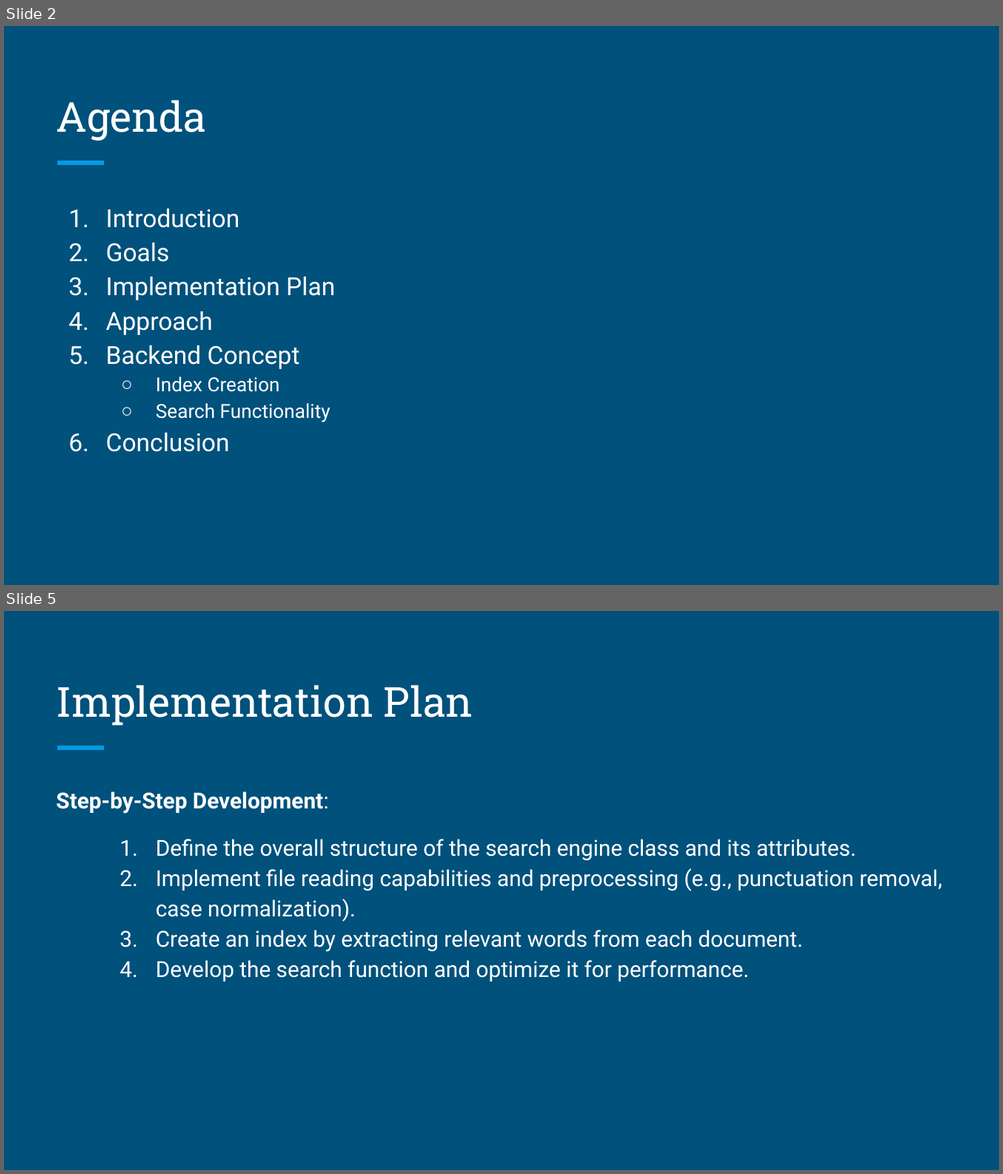
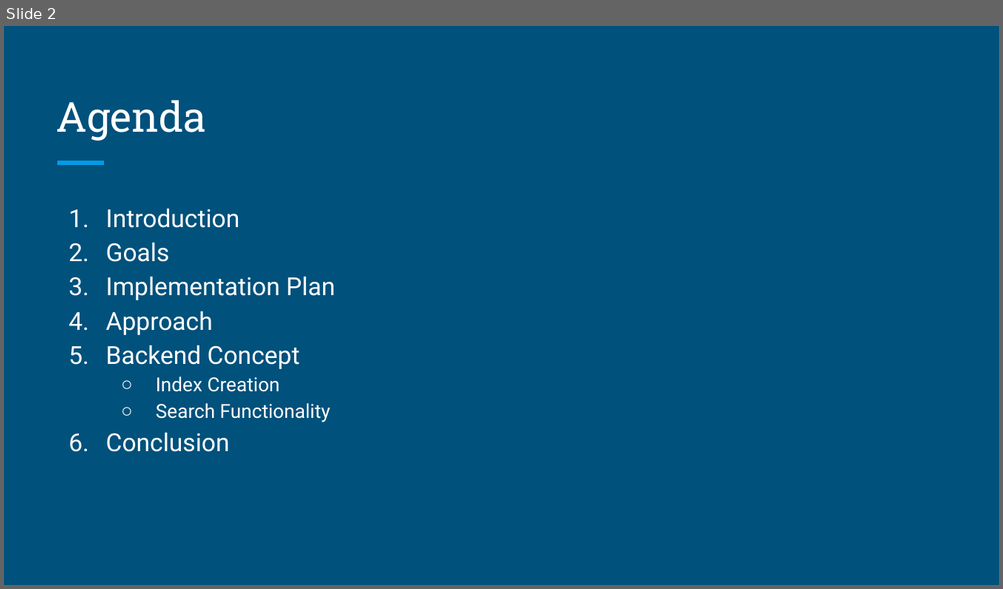
Before and after one commit to mjawadhaider/search-documents, a slide deck: Presentation.pptx. Shown one above the other, each under a label of ours: slides 2 and 5 before the commit, slide 2 after it; the slides between them are not shown. The pictures are 1003x1174 and 1003x589 pixels, drawn with LibreOffice and Linux fonts; fonts in the diff are those of the drawing. Boxes give left, top, right and bottom in pixels: in the first picture for what was removed or moved away, otherwise in the second. Text is boxed around its words. In the diff, an @@ line names an element or a change of style, - is before the commit and + after.

```diff
--- a/Presentation.pptx
+++ b/Presentation.pptx
@@ slide 5 removed at (4, 611, 999, 1170), background #00517C; not listed: 1 template element that a slide beside it also shows @@
@@ title removed at (56, 685, 473, 726) @@
-Implementation Plan
@@ text removed at (56, 792, 942, 982) @@
-Step-by-Step Development:
-1. Define the overall structure of the search engine class and its attributes.
-2. Implement file reading capabilities and preprocessing (e.g., punctuation removal, case normalization).
-3. Create an index by extracting relevant words from each document.
-4. Develop the search function and optimize it for performance.
```
Also in this commit, not shown: 5 slides changed, 3 slides added, 5 other files.
